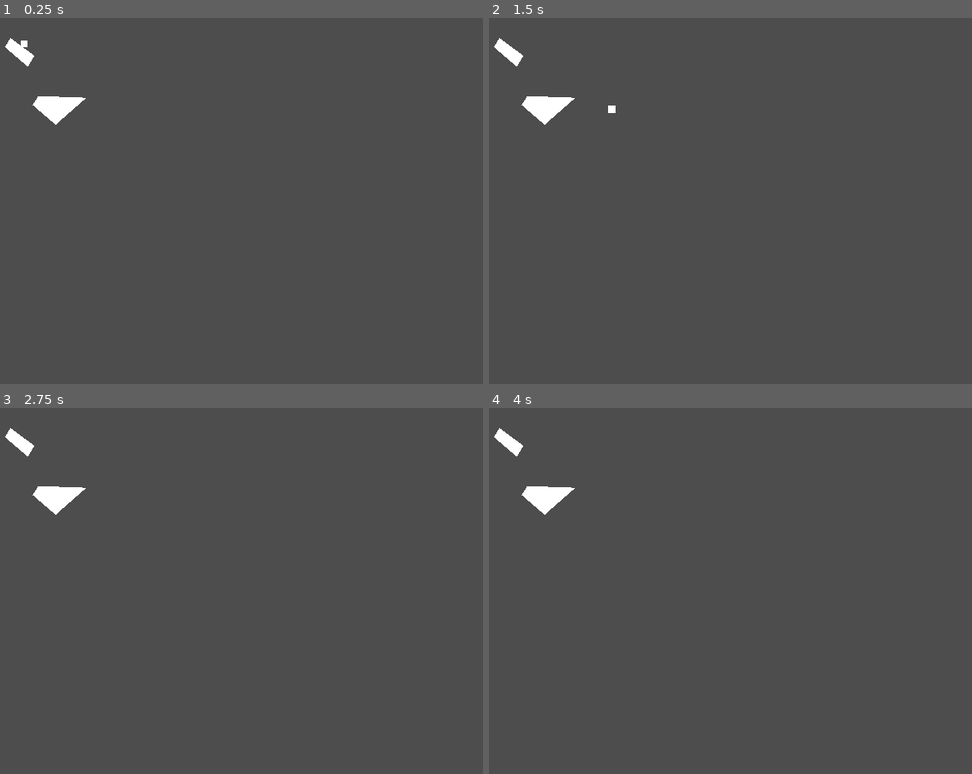
Above: before the commit, frames 1-4 (two rows, left to right).
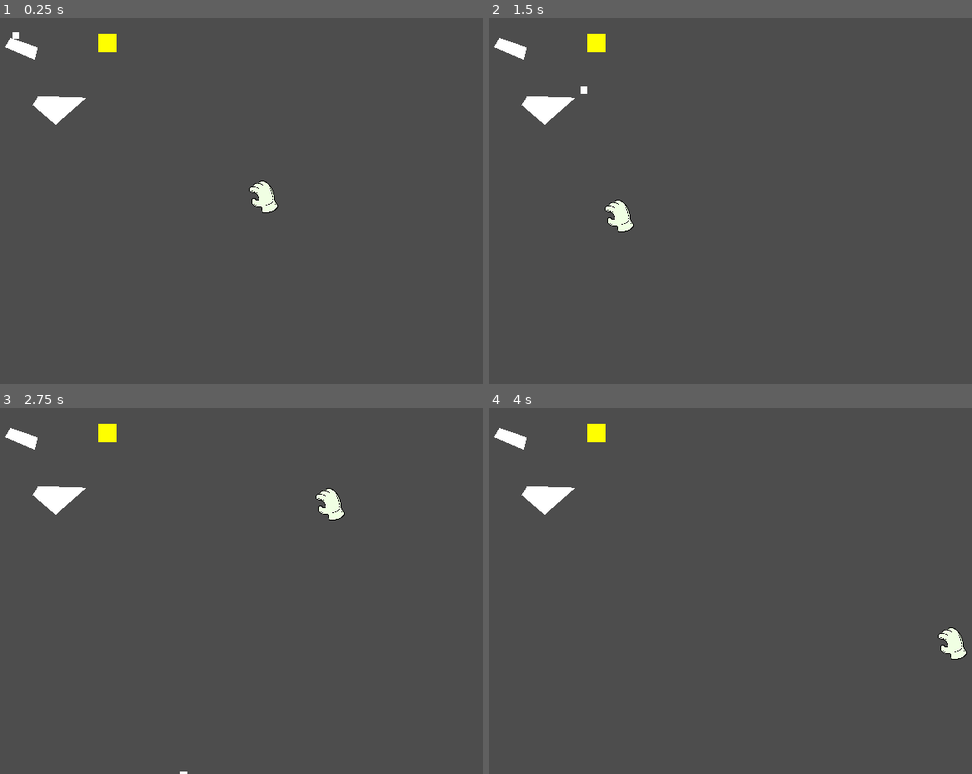
Above: after the commit, the same moments.

Repository: SlugFiller/ggj2025
Game: Godot game, scene res://game.tscn
The game is run twice, just before and just after one commit, with the same random seed, the same clock (stepped at 60 frames per second) and the same inputs. The project has no main scene, so this scene is started directly.
Inputs (mouse positions are in pixels of both pictures, inside the frame that each line leads up to):
- Up to frame 1 (0.25 s): no input
- Up to frame 2 (1.5 s): move the mouse to (904, 179) at 0.52 s; click (904, 179) at 0.67 s; move the mouse to (624, 215) at 1.27 s; click (624, 215) at 1.42 s
- Up to frame 3 (2.75 s): tap Enter at 2 s; move the mouse to (333, 503) at 2.02 s; click (333, 503) at 2.17 s
- Up to frame 4 (4 s): tap Space at 2.75 s; move the mouse to (725, 660) at 2.77 s; click (725, 660) at 2.92 s; tap Enter at 3.5 s; move the mouse to (957, 642) at 3.52 s; click (957, 642) at 3.67 s

The runs differ from the first frame. In frame 1, 0.7% of the frame differs, in the area x 1-58%, y 3-54%; in frame 2, 0.7%, in the area x 1-30%, y 4-59%; in frame 3, 0.7%; in frame 4, 0.7%.

Commit message:
Basic cursor control

Diff:
--- a/game.tscn
+++ b/game.tscn
@@ -1,18 +1,91 @@
-[gd_scene load_steps=4 format=3 uid="uid://bdjffdg4jfv7t"]
+[gd_scene load_steps=21 format=3 uid="uid://bdjffdg4jfv7t"]
+
+[ext_resource type="PackedScene" uid="uid://0l87e2dki8x7" path="res://items/item1.tscn" id="2_axotv"]
+[ext_resource type="Script" path="res://scripts/cursor.gd" id="2_nma6k"]
+[ext_resource type="Texture2D" uid="uid://bgormcm3l1sfw" path="res://graphics/cursor/Hand0.png" id="3_nxd8a"]
+[ext_resource type="Texture2D" uid="uid://be25c6mshi438" path="res://graphics/cursor/Hand1.png" id="4_kxvwk"]
+[ext_resource type="Texture2D" uid="uid://jjvnkt1pk8pb" path="res://graphics/cursor/Hand2.png" id="5_bx7ah"]
+[ext_resource type="Texture2D" uid="uid://d3sd3dqx5tdj4" path="res://graphics/cursor/Hand3.png" id="6_pfaq6"]
+[ext_resource type="Texture2D" uid="uid://f23j6naj22y1" path="res://graphics/cursor/Hover0.png" id="7_d3bte"]
+[ext_resource type="Texture2D" uid="uid://bbkq02y3umk5i" path="res://graphics/cursor/Hover1.png" id="8_njrpk"]
+[ext_resource type="Texture2D" uid="uid://duqr6hpm2iye6" path="res://graphics/cursor/Hover2.png" id="9_0ldq0"]
+[ext_resource type="Texture2D" uid="uid://daxlp5tg640oh" path="res://graphics/cursor/Hover3.png" id="10_h0ggc"]
+[ext_resource type="Texture2D" uid="uid://bs8u1o6kspghp" path="res://graphics/cursor/PickUp0.png" id="11_hgsmv"]
+[ext_resource type="Texture2D" uid="uid://bwwrawm4s27bh" path="res://graphics/cursor/PickUp1.png" id="12_lthvd"]
+[ext_resource type="Texture2D" uid="uid://coj6ntjybxis6" path="res://graphics/cursor/PickUp2.png" id="13_oexhb"]
+[ext_resource type="Texture2D" uid="uid://bu05eob7t3a7p" path="res://graphics/cursor/PickUp3.png" id="14_775qd"]
+[ext_resource type="Script" path="res://scripts/item.gd" id="15_8s55e"]
 
 [sub_resource type="PhysicsMaterial" id="PhysicsMaterial_sg5es"]
 friction = 0.0
-bounce = 0.5
+bounce = 0.35
 
 [sub_resource type="CircleShape2D" id="CircleShape2D_cx7wd"]
 
 [sub_resource type="RectangleShape2D" id="RectangleShape2D_dvy1e"]
 size = Vector2(88, 91)
 
+[sub_resource type="RectangleShape2D" id="RectangleShape2D_k4j61"]
+size = Vector2(55, 55)
+
+[sub_resource type="SpriteFrames" id="SpriteFrames_7ix31"]
+animations = [{
+"frames": [{
+"duration": 1.0,
+"texture": ExtResource("3_nxd8a")
+}, {
+"duration": 1.0,
+"texture": ExtResource("4_kxvwk")
+}, {
+"duration": 1.0,
+"texture": ExtResource("5_bx7ah")
+}, {
+"duration": 1.0,
+"texture": ExtResource("6_pfaq6")
+}],
+"loop": false,
+"name": &"default",
+"speed": 10.0
+}, {
+"frames": [{
+"duration": 1.0,
+"texture": ExtResource("7_d3bte")
+}, {
+"duration": 1.0,
+"texture": ExtResource("8_njrpk")
+}, {
+"duration": 1.0,
+"texture": ExtResource("9_0ldq0")
+}, {
+"duration": 1.0,
+"texture": ExtResource("10_h0ggc")
+}],
+"loop": false,
+"name": &"hover",
+"speed": 10.0
+}, {
+"frames": [{
+"duration": 1.0,
+"texture": ExtResource("11_hgsmv")
+}, {
+"duration": 1.0,
+"texture": ExtResource("12_lthvd")
+}, {
+"duration": 1.0,
+"texture": ExtResource("13_oexhb")
+}, {
+"duration": 1.0,
+"texture": ExtResource("14_775qd")
+}],
+"loop": false,
+"name": &"pickup",
+"speed": 10.0
+}]
+
 [node name="Node2D" type="Node2D"]
 
 [node name="RigidBody2D" type="RigidBody2D" parent="."]
-position = Vector2(251, 77)
+position = Vector2(230, 49)
 physics_material_override = SubResource("PhysicsMaterial_sg5es")
 lock_rotation = true
 
@@ -26,10 +99,10 @@
 position = Vector2(239, 70)
 
 [node name="CollisionPolygon2D" type="CollisionPolygon2D" parent="StaticBody2D"]
-polygon = PackedVector2Array(-24, 14, 45, 65, 26, 97, -40, 40)
+polygon = PackedVector2Array(-24, 14, 55, 41, 46, 77, -40, 40)
 
 [node name="Polygon2D" type="Polygon2D" parent="StaticBody2D"]
-polygon = PackedVector2Array(-24, 14, 45, 65, 26, 97, -40, 40)
+polygon = PackedVector2Array(-24, 14, 55, 41, 46, 77, -40, 40)
 
 [node name="StaticBody2D2" type="StaticBody2D" parent="."]
 position = Vector2(319, 237)
@@ -49,3 +122,34 @@
 [node name="CollisionShape2D" type="CollisionShape2D" parent="Area2D"]
 position = Vector2(351, 312)
 shape = SubResource("RectangleShape2D_dvy1e")
+
+[node name="placetarget" type="Node2D" parent="."]
+
+[node name="Item1" type="Area2D" parent="."]
+collision_layer = 2
+collision_mask = 2
+script = ExtResource("15_8s55e")
+item = ExtResource("2_axotv")
+
+[node name="Polygon2D" type="Polygon2D" parent="Item1"]
+color = Color(1, 1, 0, 1)
+polygon = PackedVector2Array(467, 71, 520, 71, 520, 125, 467, 125)
+
+[node name="CollisionShape2D" type="CollisionShape2D" parent="Item1"]
+position = Vector2(494, 98)
+shape = SubResource("RectangleShape2D_k4j61")
+
+[node name="held" type="Node2D" parent="Item1"]
+visible = false
+
+[node name="held" type="Polygon2D" parent="Item1/held"]
+color = Color(1, 0, 0, 1)
+polygon = PackedVector2Array(0, -100, -100, 100, 100, 100)
+
+[node name="Cursor" type="Node2D" parent="." node_paths=PackedStringArray("placetarget")]
+script = ExtResource("2_nma6k")
+placetarget = NodePath("../placetarget")
+
+[node name="sprite" type="AnimatedSprite2D" parent="Cursor"]
+scale = Vector2(0.2, 0.2)
+sprite_frames = SubResource("SpriteFrames_7ix31")
--- /dev/null
+++ b/items/item1.tscn
@@ -0,0 +1,11 @@
+[gd_scene format=3 uid="uid://0l87e2dki8x7"]
+
+[node name="Item1" type="Node2D"]
+
+[node name="Polygon2D" type="Polygon2D" parent="."]
+polygon = PackedVector2Array(0, -100, -100, 100, 100, 100)
+
+[node name="StaticBody2D" type="StaticBody2D" parent="."]
+
+[node name="CollisionPolygon2D" type="CollisionPolygon2D" parent="StaticBody2D"]
+polygon = PackedVector2Array(0, -100, -100, 100, 100, 100)
--- /dev/null
+++ b/scripts/cursor.gd
@@ -0,0 +1,54 @@
+extends Node2D
+class_name Cursor
+
+@onready var sprite: AnimatedSprite2D = $sprite
+@export var placetarget: Node2D
+var hover: Item = null
+var hold: Item = null
+
+# Called when the node enters the scene tree for the first time.
+func _ready() -> void:
+	pass
+
+
+func _input(event: InputEvent) -> void:
+	if event is InputEventMouseButton:
+		if event.pressed:
+			hold = hover
+		else:
+			if hold != null:
+				hold.held.visible = false
+				var placed := hold.item.instantiate() as Node2D
+				placed.position = event.position
+				placetarget.add_child(placed)
+			hold = null
+
+
+# Called every frame. 'delta' is the elapsed time since the previous frame.
+func _process(delta: float) -> void:
+	var position := get_viewport().get_mouse_position()
+	sprite.visible = get_viewport().get_visible_rect().has_point(position)
+	self.position = position
+	var space_state := get_world_2d().direct_space_state
+	var query = PhysicsPointQueryParameters2D.new()
+	query.position = position
+	query.collide_with_areas = true
+	query.collide_with_bodies = false
+	query.collision_mask = 2
+	hover = null
+	for obj in space_state.intersect_point(query):
+		var check: Item = obj["collider"] as Item
+		if check != null:
+			hover = check
+			break
+	if hold != null:
+		hold.held.visible = sprite.visible
+		hold.held.position = position
+		if sprite.animation != "pickup":
+			sprite.play("pickup")
+	elif hover != null:
+		if sprite.animation != "hover":
+			sprite.play("hover")
+	else:
+		if sprite.animation != "default":
+			sprite.play("default")
--- /dev/null
+++ b/scripts/item.gd
@@ -0,0 +1,15 @@
+extends Area2D
+class_name Item
+
+@export var item : PackedScene
+@onready var held: Node2D = $held
+
+
+# Called when the node enters the scene tree for the first time.
+func _ready() -> void:
+	pass # Replace with function body.
+
+
+# Called every frame. 'delta' is the elapsed time since the previous frame.
+func _process(delta: float) -> void:
+	pass
Binary file added: graphics/cursor/Hand0.png
Not shown, added: graphics/cursor/Hand0.png.import
Binary file added: graphics/cursor/Hand1.png
Not shown, added: graphics/cursor/Hand1.png.import
Binary file added: graphics/cursor/Hand2.png
Not shown, added: graphics/cursor/Hand2.png.import
Binary file added: graphics/cursor/Hand3.png
Not shown, added: graphics/cursor/Hand3.png.import
Binary file added: graphics/cursor/Hover0.png
Not shown, added: graphics/cursor/Hover0.png.import
Binary file added: graphics/cursor/Hover1.png
Not shown, added: graphics/cursor/Hover1.png.import
(and 12 more such lines)
